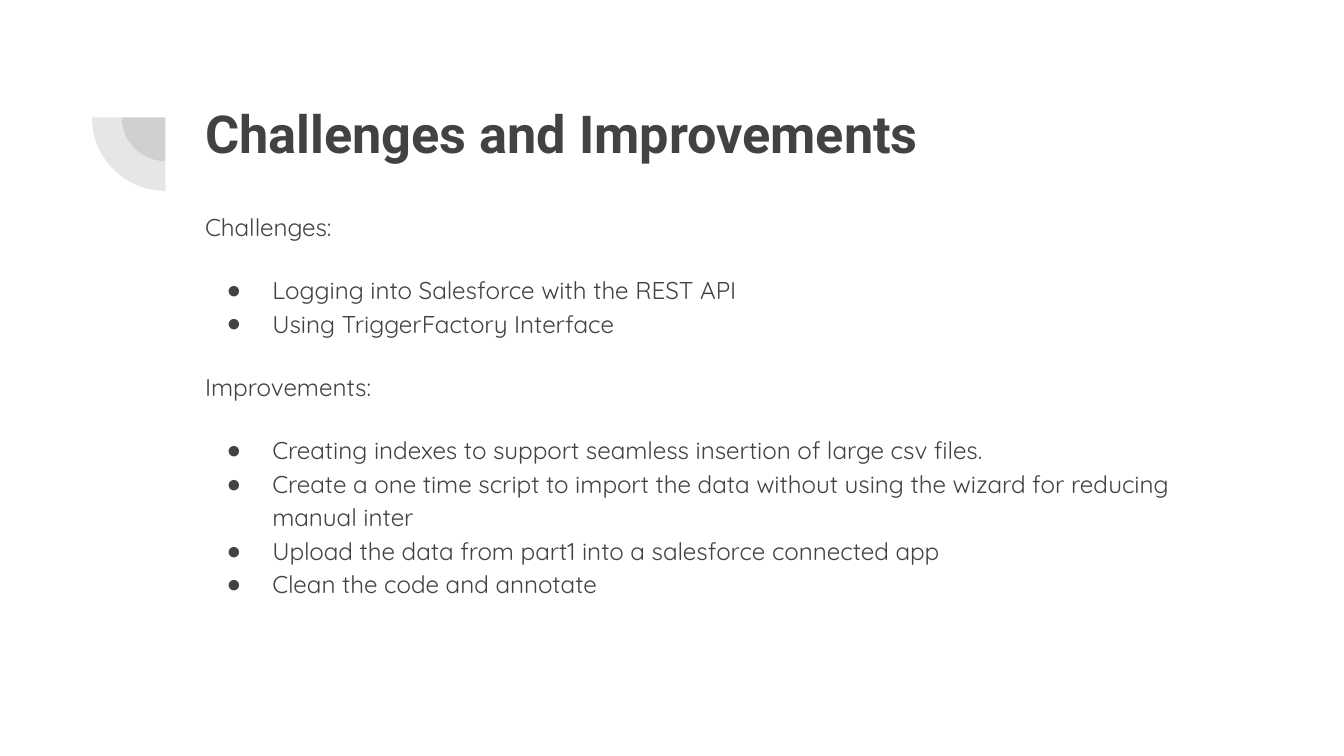
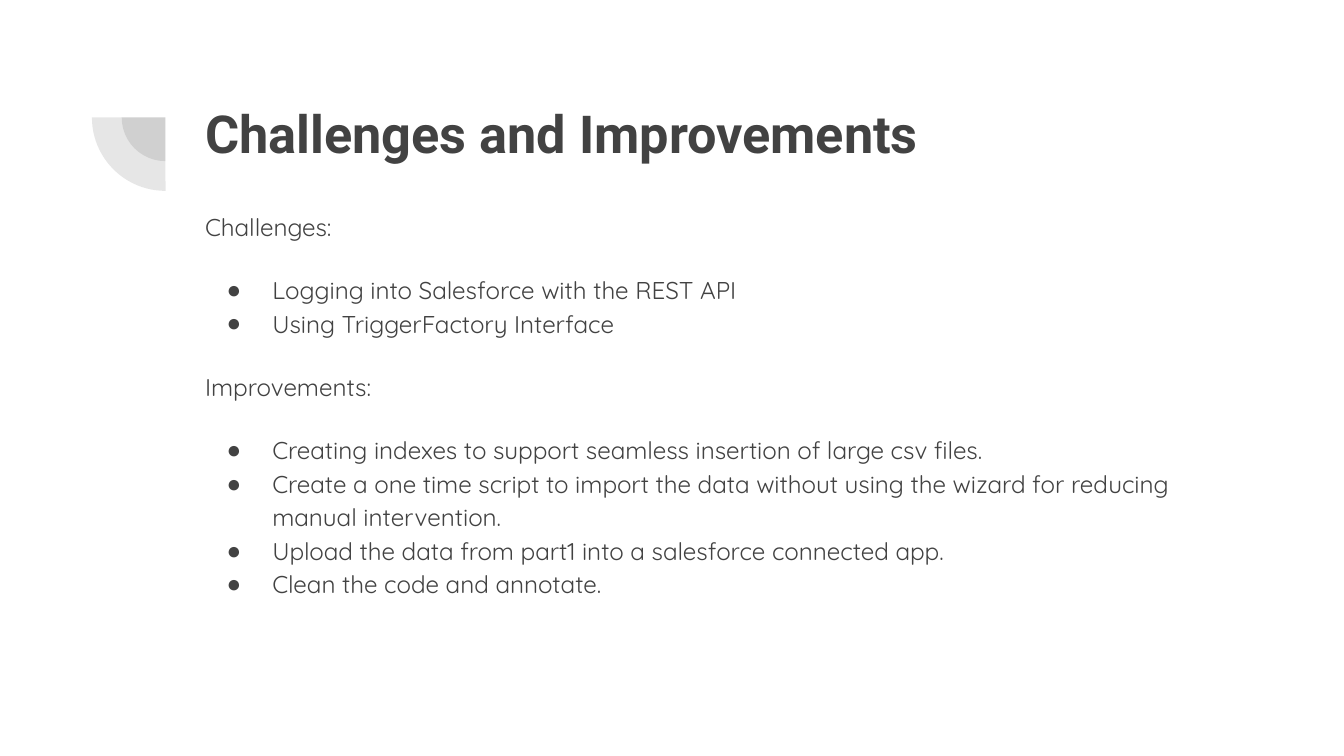
Before and after one commit to jc617/DeloitteCDCHackathon2018, a slide deck: slide 4 of Presentation/Deloitte Hackthon DataDominators.pptx. Drawn at 1344x756 pixels with LibreOffice and Linux fonts; fonts in the diff are those of the drawing. Boxes give left, top, right and bottom in pixels: in the first picture for what was removed or moved away, otherwise in the second. Text is boxed around its words. In the diff, an @@ line names an element or a change of style, - is before the commit and + after.

Commit message:
Presentation

```diff
--- a/Presentation/Deloitte Hackthon DataDominators.pptx
+++ b/Presentation/Deloitte Hackthon DataDominators.pptx
@@ text at (x1=272, y1=475, x2=1169, y2=593): text changed @@
-● Create a one time script to import the data without using the wizard for reducing manual inter
-● Upload the data from part1 into a salesforce connected app
-● Clean the code and annotate
+● Create a one time script to import the data without using the wizard for reducing manual intervention.
+● Upload the data from part1 into a salesforce connected app.
+● Clean the code and annotate.
```
